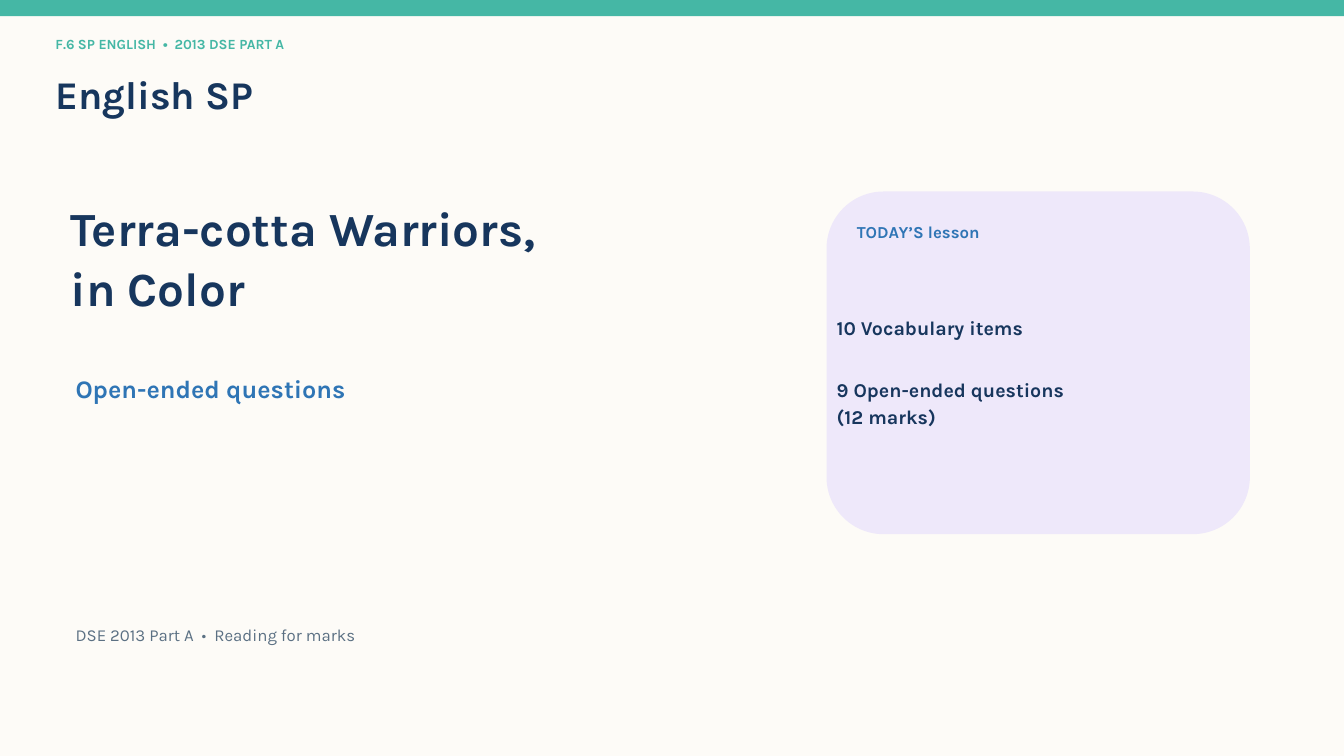
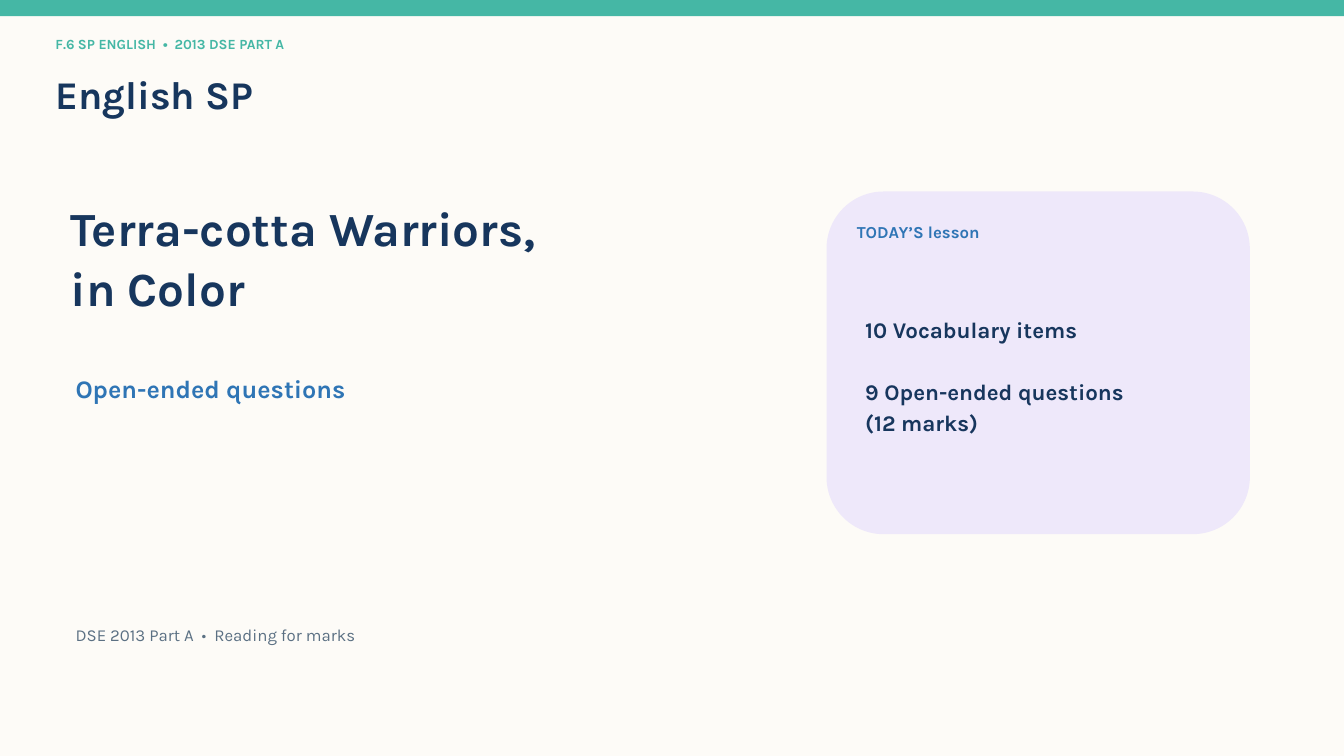
Before and after one commit to flyingbee2026/f6-sp-lesson4, a slide deck: slide 1 of F6_SP_Lesson_4_2013_Part_A_Open-Ended_PPT.pptx. Drawn at 1344x756 pixels with LibreOffice and Linux fonts; fonts in the diff are those of the drawing. Boxes give left, top, right and bottom in pixels: in the first picture for what was removed or moved away, otherwise in the second. Text is boxed around its words. In the diff, an @@ line names an element or a change of style, - is before the commit and + after.

```diff
--- a/F6_SP_Lesson_4_2013_Part_A_Open-Ended_PPT.pptx
+++ b/F6_SP_Lesson_4_2013_Part_A_Open-Ended_PPT.pptx
@@ text "10 Vocabulary items": place and size @@
-text "10 Vocabulary items" at [837,321,1064,426]
+text "10 Vocabulary items" at [865,322,1124,434]
@@ text "10 Vocabulary items" at [865,322,1124,434]: size 14 to 16 pt @@
```
Also in this commit, not shown: 12 other slides changed, 1 other file.
